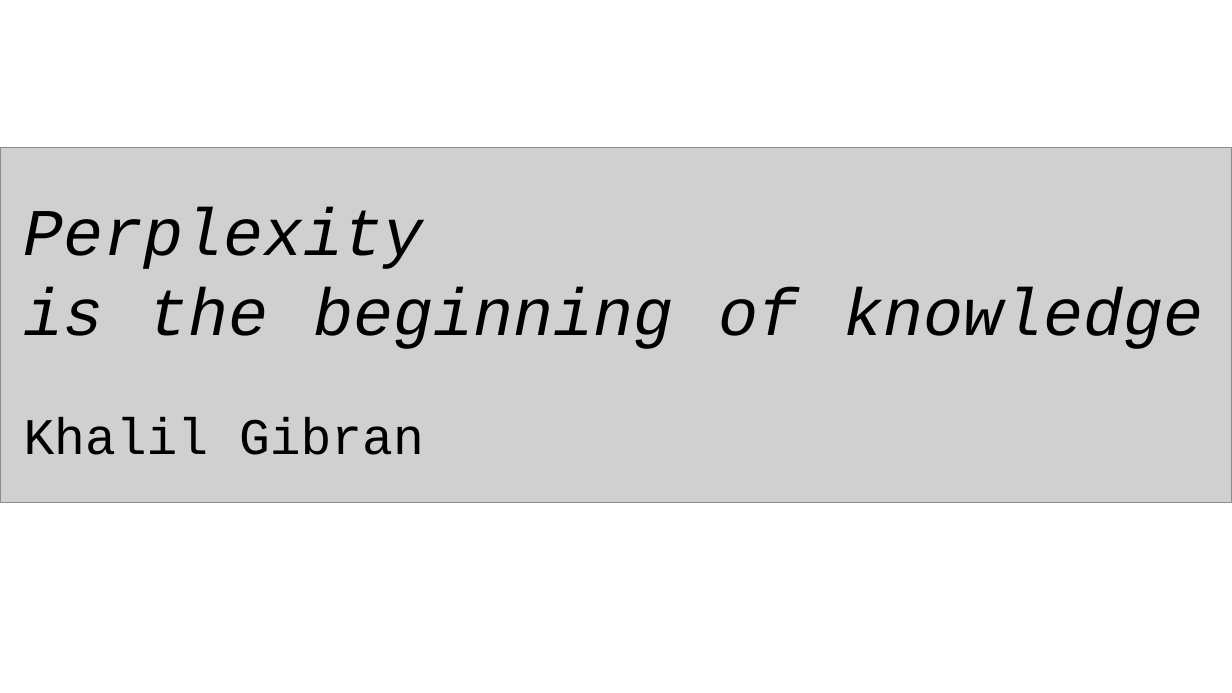
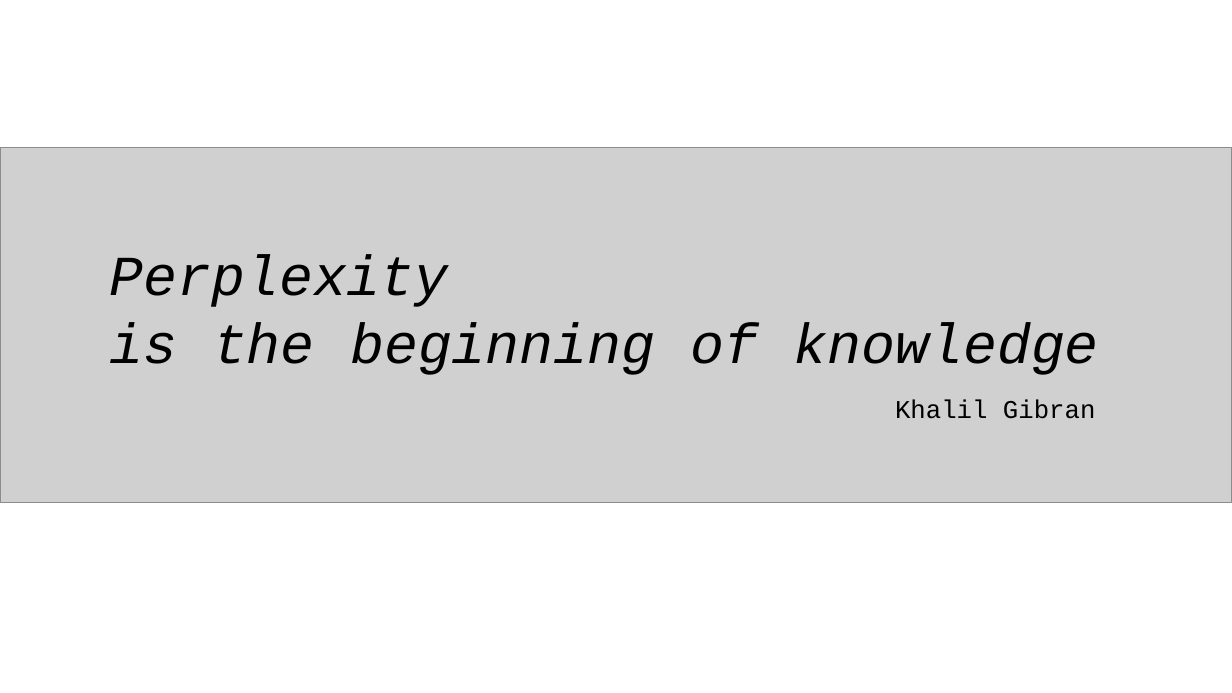
Before and after one commit to arase-cl-lab/arase-cl-lab.github.io, a slide deck: slide 4 of assets/img/lab_logo.pptx. Drawn at 1232x693 pixels with LibreOffice and Linux fonts; fonts in the diff are those of the drawing; grey boxes stand for pictures. Boxes give left, top, right and bottom in pixels: in the first picture for what was removed or moved away, otherwise in the second. Text is boxed around its words. In the diff, an @@ line names an element or a change of style, - is before the commit and + after.

```diff
--- a/assets/img/lab_logo.pptx
+++ b/assets/img/lab_logo.pptx
@@ text "Perplexity" moved from (x1=23, y1=207, x2=1204, y2=349) to (x1=110, y1=255, x2=1099, y2=375) @@
@@ text "Perplexity" at (x1=110, y1=255, x2=1099, y2=375): size 52 to 44 pt @@
@@ text "Khalil Gibran" moved from (x1=24, y1=417, x2=424, y2=455) to (x1=895, y1=399, x2=1095, y2=419) @@
@@ text "Khalil Gibran" at (x1=895, y1=399, x2=1095, y2=419): size 40 to 20 pt @@
```
Also in this commit, not shown: 1 slide added, 19 other files.
